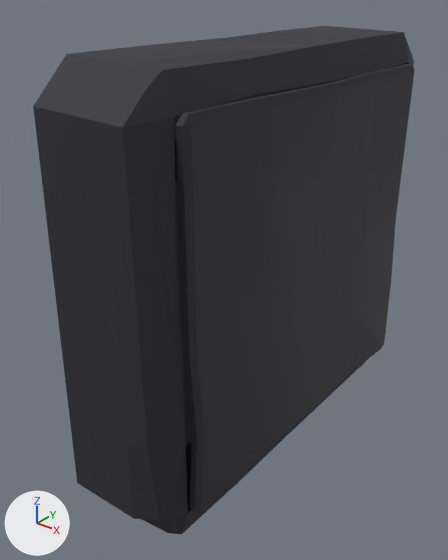
Before and after pictures for a commit that changed the Blender file assets/lamp_controls.blend.
The view is the same before and after, from a camera (50 mm lens) standing at (1.033, -0.789, 1.438) and looking at (0.448, -0.059, 0.985). The axes (+X, +Y, +Z) are drawn at lower left. The lights are the same throughout. The picture after the commit comes second.

In view in the first picture: 'Box', 'Door' and 1 more.
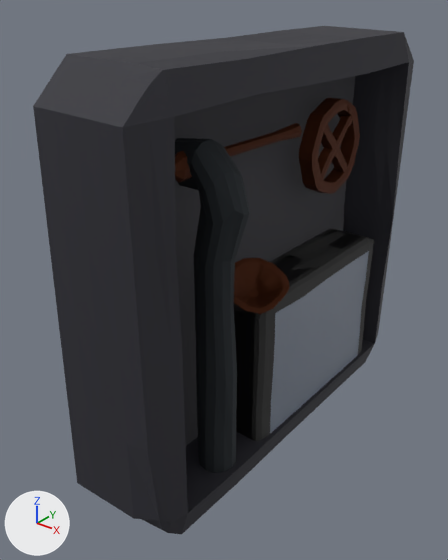
What changed in the scene script:
```text
Add mat_kerosene:
    mat_kerosene = principled_material('Kerosene')
    mat_kerosene.base_color = (0.0, 0.0, 0.0)  # black #000000
Add mat_barrel:
    mat_barrel = principled_material('Barrel')
    mat_barrel.base_color = (0.0462, 0.0462, 0.0462)  # dark grey #3d3d3d
    mat_barrel.metallic = 0.527
    mat_barrel.roughness = 0.75
Add mat_glass:
    mat_glass = principled_material('Glass')
    mat_glass.base_color = (0.467, 0.541, 0.679)  # pale blue #b6c2d7
    mat_glass.roughness = 1.0
    mat_glass.alpha = 0.4
Add me_cone_001:
    me_cone_001.from_pydata(...)  # 598 vertices, 600 faces; spans x 0.5067..0.5935, y -0.1589..-0.0654, z 0.9812..1.0543
    me_cone_001.materials.append(mat_brass)  # brown #4f2101
Add me_cube_004:
    me_cube_004.from_pydata(...)  # 96 vertices, 98 faces; spans x 0.482..0.557, y -0.112..0.265, z 0.708..0.996
    me_cube_004.materials.append(mat_kerosene)  # black #000000
Add me_cube_003:
    me_cube_003.from_pydata(...)  # 1506 vertices, 1568 faces; spans x 0.472..0.569, y -0.112..0.265, z 0.708..1.0
    # faces by material slot: [1552, 16]
    me_cube_003.materials.append(mat_barrel)  # dark grey #3d3d3d
    me_cube_003.materials.append(mat_glass)  # pale blue #b6c2d7
Change ob_door:
    add ob_door.hide_set(True)
Add ob_cone:
    ob_cone = bpy.data.objects.new('Cone', me_cone_001)
    ob_cone.location = (0.0, 0.0, 0.0)
Add ob_kerosene:
    ob_kerosene = bpy.data.objects.new('Kerosene', me_cube_004)
    ob_kerosene.location = (0.0, 0.0, 0.0)
Add ob_barrel:
    ob_barrel = bpy.data.objects.new('Barrel', me_cube_003)
    ob_barrel.location = (0.0, 0.0, 0.0)
```

Location of each change, (x1, y1, x2, y2) in pixels of the pictures (448 x 560 px):
'Door', hidden
    before: (176, 64, 415, 512)
'Barrel', added
    after: (234, 228, 374, 441)
    faces in mat_glass (pale blue #b6c2d7): (270, 251, 369, 434)
    faces in mat_barrel (dark grey #3d3d3d): (234, 228, 374, 441)
'Kerosene', added
    after: (234, 230, 369, 439)
'Cone', added (brown)
    after: (234, 258, 290, 314)
'Pipe', unchanged, uncovered by the edit
    before: (175, 140, 178, 182)
    after: (175, 138, 250, 473)
'Valve', unchanged, uncovered by the edit
    after: (299, 98, 360, 194)
'Splash', unchanged, uncovered by the edit
    before: (175, 153, 178, 181)
    after: (175, 123, 302, 182)
